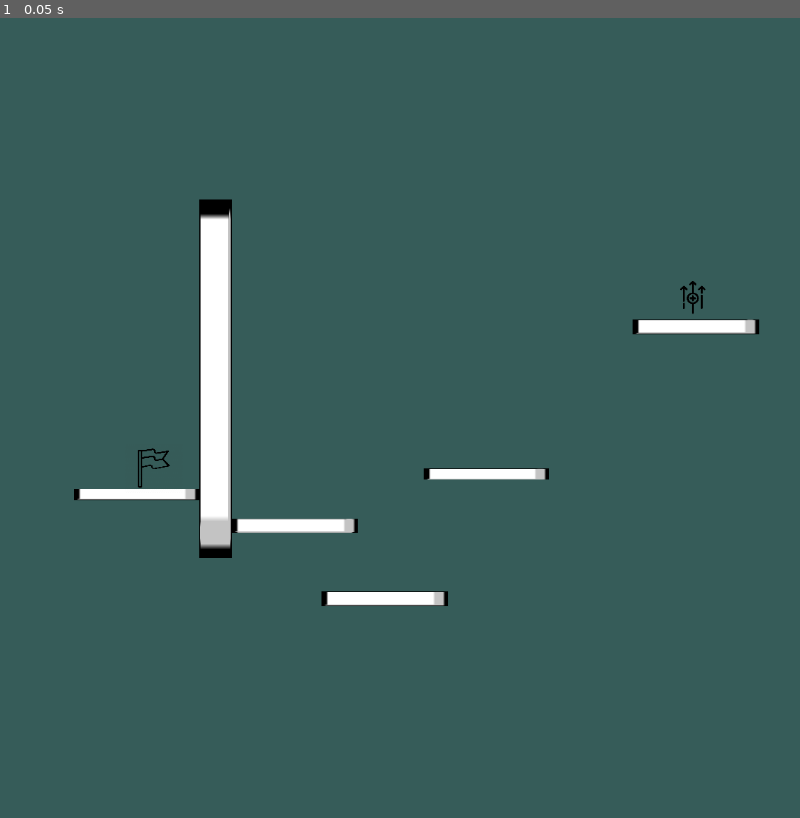
Above: before the commit, frame 1.
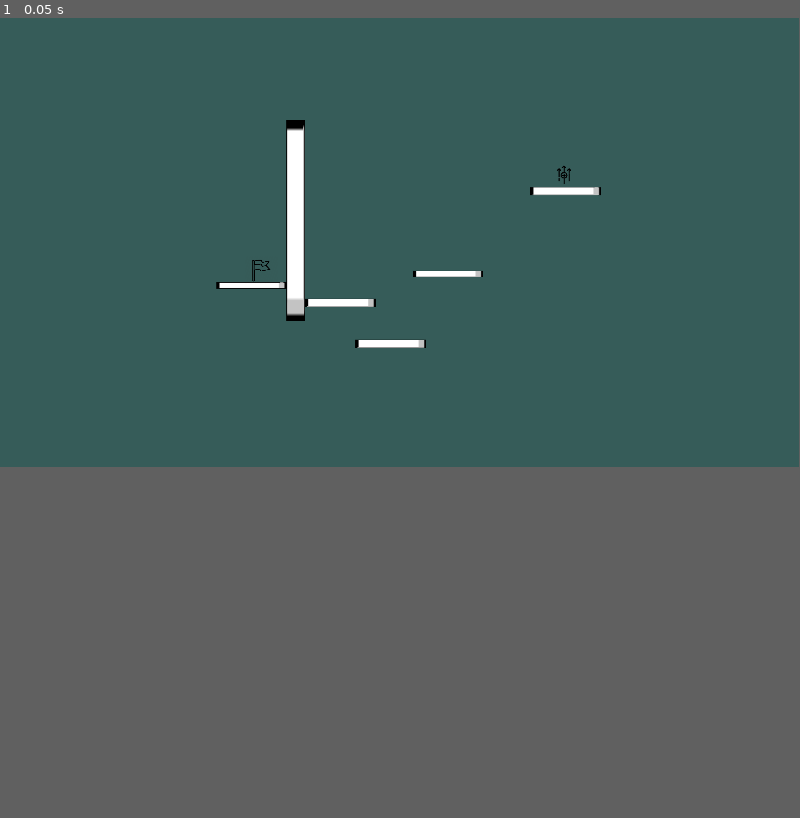
Above: after the commit, the same moment.

Repository: haikey-build/climb
Game: Godot game, scene res://level/proto_level.tscn
Two runs of this game, one before a commit and one after it. Both use one fixed random seed, a clock stepped at 60 frames per second and the inputs below.
Inputs:
- Up to frame 1 (0.05 s): no input
In our replay, the window is 800x800 before the commit and 799x449 after it. These sizes can differ from the game's own. Grey fills any space a smaller window leaves; there, only what the larger window draws over its background counts as a difference.

The runs differ from the first frame. In frame 1, 4.2% of the frame differs, in the area x 9-95%, y 12-74%.

Commit message:
background slices in shader

Diff:
--- /dev/null
+++ b/background/background_slice.gdshader
@@ -0,0 +1,25 @@
+shader_type canvas_item;
+
+uniform vec2 cutoffs[5];
+uniform float offset_multipliers[5]; // New uniform for offset multipliers
+
+void fragment() {
+    float running_a = 0.0;
+    float running_b = 0.0;
+    float y = 1.0 - UV.y;
+
+    for (int i = 0; i < 5; i++) {
+        if (y > running_a) {
+            running_a += cutoffs[i][0] + sin(TIME * offset_multipliers[i]) * offset_multipliers[i];
+            running_b += cutoffs[i][1] + sin(TIME * offset_multipliers[i]) * offset_multipliers[i];
+        } else {
+            break;
+        }
+    }
+
+    if (y + running_b > UV.x) {
+        COLOR.a = 0.0;
+    } else {
+        COLOR.a = 1.0;
+    }
+}
--- /dev/null
+++ b/background/background_slice.tres
@@ -0,0 +1,8 @@
+[gd_resource type="ShaderMaterial" load_steps=2 format=3 uid="uid://bmbvt6lcg6esp"]
+
+[ext_resource type="Shader" path="res://background/background_slice.gdshader" id="1_5jjtc"]
+
+[resource]
+shader = ExtResource("1_5jjtc")
+shader_parameter/num_steps = 7
+shader_parameter/cutoff_height = 0.5
--- /dev/null
+++ b/background/desert.gd
@@ -0,0 +1,43 @@
+extends Node2D
+
+var rng = RandomNumberGenerator.new()
+
+@onready var slice_scene = preload("res://background/desert_slice.tscn")
+@onready var slices = []
+@onready var start_color = Color(1, 1, 0.7, 1)
+@onready var end_color = Color(.7, .6, 0.4, 1)
+
+func _ready():
+	for i in range(8):
+		var new_slice = slice_scene.instantiate()
+		add_child(new_slice)
+		_init_shader(new_slice)
+		new_slice.scale.x = 2800
+		new_slice.scale.y = 1400
+		new_slice.position = Vector2(i * 120, i * 100)
+		new_slice.move_to_front()
+
+		new_slice.modulate = start_color.lerp(end_color, i/8.0)
+
+		slices.push_back(new_slice)
+
+
+func _init_shader(slice):
+	var shader_material = ShaderMaterial.new()
+	shader_material.shader = slice.material.shader
+
+	var cutoffs = PackedVector2Array()
+	var offset_multipliers = PackedFloat32Array()
+
+	for i in range(5):
+		var random_x = rng.randf_range(0.05, 0.2)
+		var random_y = rng.randf_range(0.05, 0.2)
+		cutoffs.append(Vector2(random_x, random_y))
+
+		var random_multiplier = rng.randf_range(0.005, 0.05)
+		offset_multipliers.append(random_multiplier)
+
+	shader_material.set_shader_parameter("cutoffs", cutoffs)
+	shader_material.set_shader_parameter("offset_multipliers", offset_multipliers)
+
+	slice.material = shader_material
--- /dev/null
+++ b/background/desert.tscn
@@ -0,0 +1,9 @@
+[gd_scene load_steps=2 format=3 uid="uid://bkiupjnxtypyq"]
+
+[ext_resource type="Script" path="res://background/desert.gd" id="1_nfk8a"]
+
+[node name="Desert" type="Node2D"]
+script = ExtResource("1_nfk8a")
+
+[node name="Camera2D" type="Camera2D" parent="."]
+position = Vector2(745, 775)
--- /dev/null
+++ b/background/desert_slice.tscn
@@ -0,0 +1,9 @@
+[gd_scene load_steps=3 format=3 uid="uid://cpwvdobiy534r"]
+
+[ext_resource type="Material" uid="uid://bmbvt6lcg6esp" path="res://background/background_slice.tres" id="1_t5o1e"]
+
+[sub_resource type="CanvasTexture" id="CanvasTexture_mt8ll"]
+
+[node name="DesertSlice" type="Sprite2D"]
+material = ExtResource("1_t5o1e")
+texture = SubResource("CanvasTexture_mt8ll")
--- a/project.godot
+++ b/project.godot
@@ -17,7 +17,7 @@
 
 [display]
 
-window/size/viewport_width=1080
+window/size/viewport_width=1920
 window/size/viewport_height=1080
 
 [input]
Not shown, added: background/des9920.tmp
